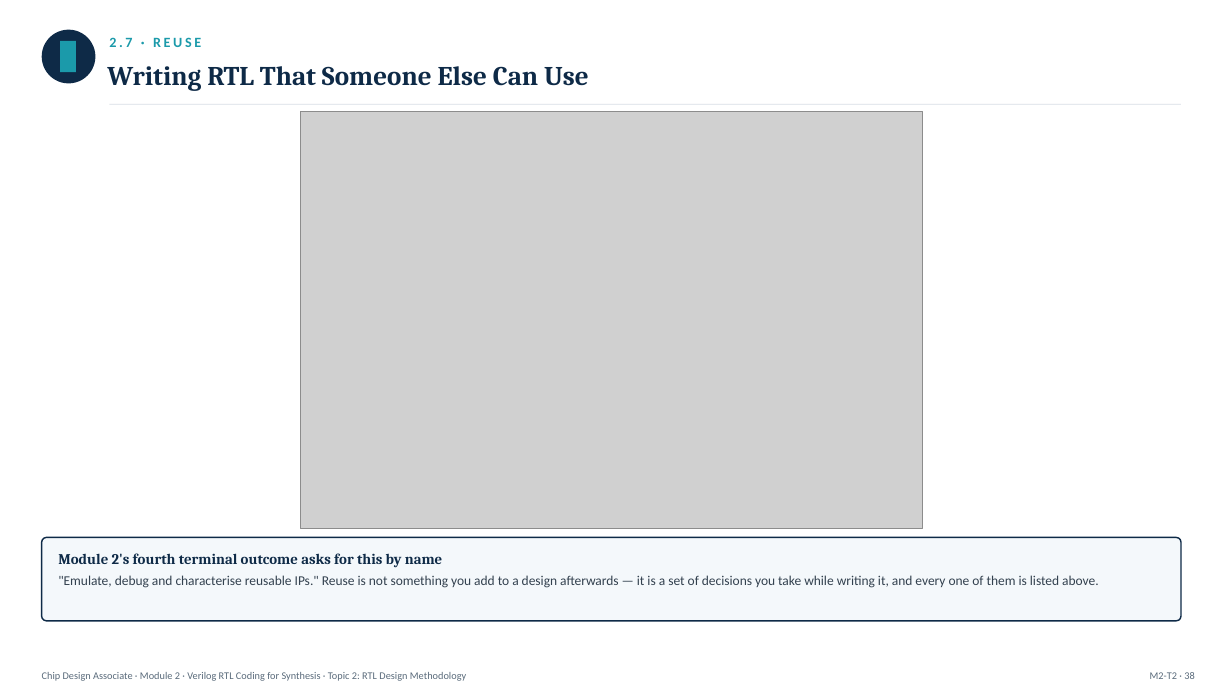
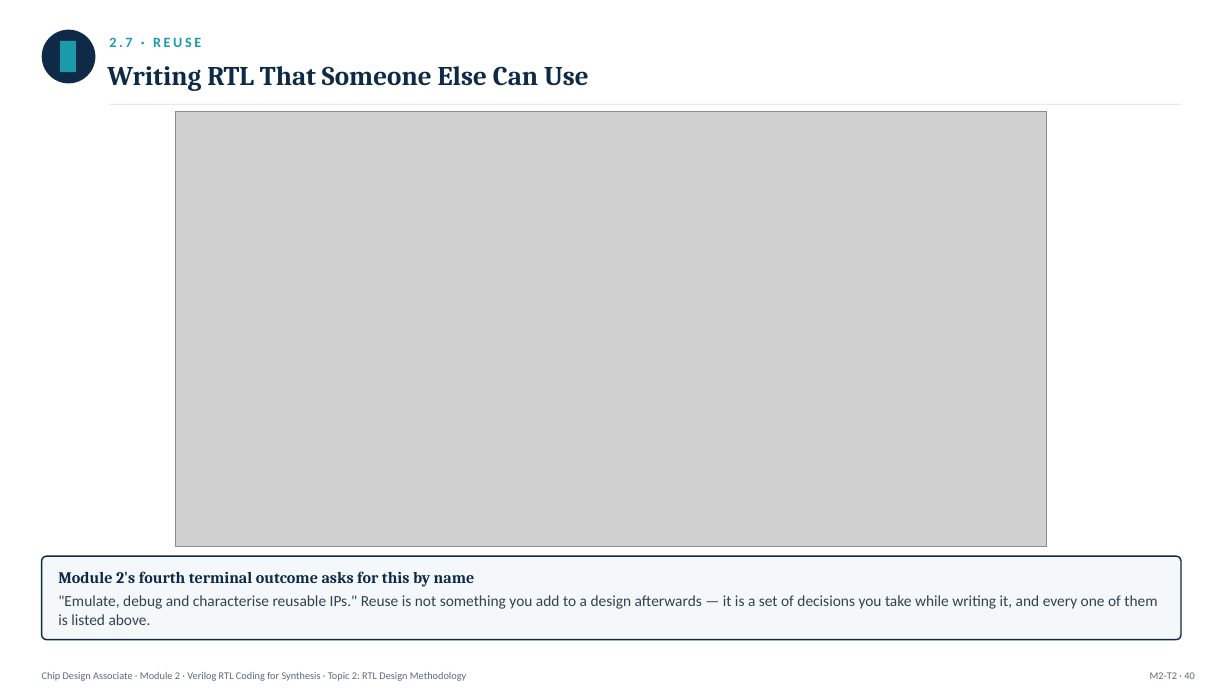
Before and after one commit to ripunjayiisc/ChipDesignContent, a slide deck: slide 40 of ChipDesignAssociate/Module2/Module2_Topic2_RTLDesignMethodology.pptx (slide 38 before the commit). Drawn at 1232x695 pixels with LibreOffice and Linux fonts; fonts in the diff are those of the drawing; grey boxes stand for pictures. Boxes give left, top, right and bottom in pixels: in the first picture for what was removed or moved away, otherwise in the second. Text is boxed around its words. In the diff, an @@ line names an element or a change of style, - is before the commit and + after.

```diff
--- a/ChipDesignAssociate/Module2/Module2_Topic2_RTLDesignMethodology.pptx
+++ b/ChipDesignAssociate/Module2/Module2_Topic2_RTLDesignMethodology.pptx
@@ picture: place and size @@
-picture at (300, 111, 923, 528)
+picture at (176, 111, 1047, 547)
@@ 2 texts, 1 rounded rectangle: place and size @@
-2 texts, 1 rounded rectangle at (42, 537, 1181, 621)
+2 texts, 1 rounded rectangle at (42, 556, 1181, 639)
@@ text "Module 2's fourth terminal outcome ..." at (58, 571, 475, 587): size 11.5 to 12.5 pt @@
@@ text ""Emulate, debug and characterise reusable ..." at (58, 595, 1157, 625): size 10.5 to 12 pt @@
@@ text at (1150, 672, 1194, 679): text changed @@
-M2-T2 · 38
+M2-T2 · 40
```
Also in this commit, not shown: 87 other slides changed, 7 slides added, 23 other files.
